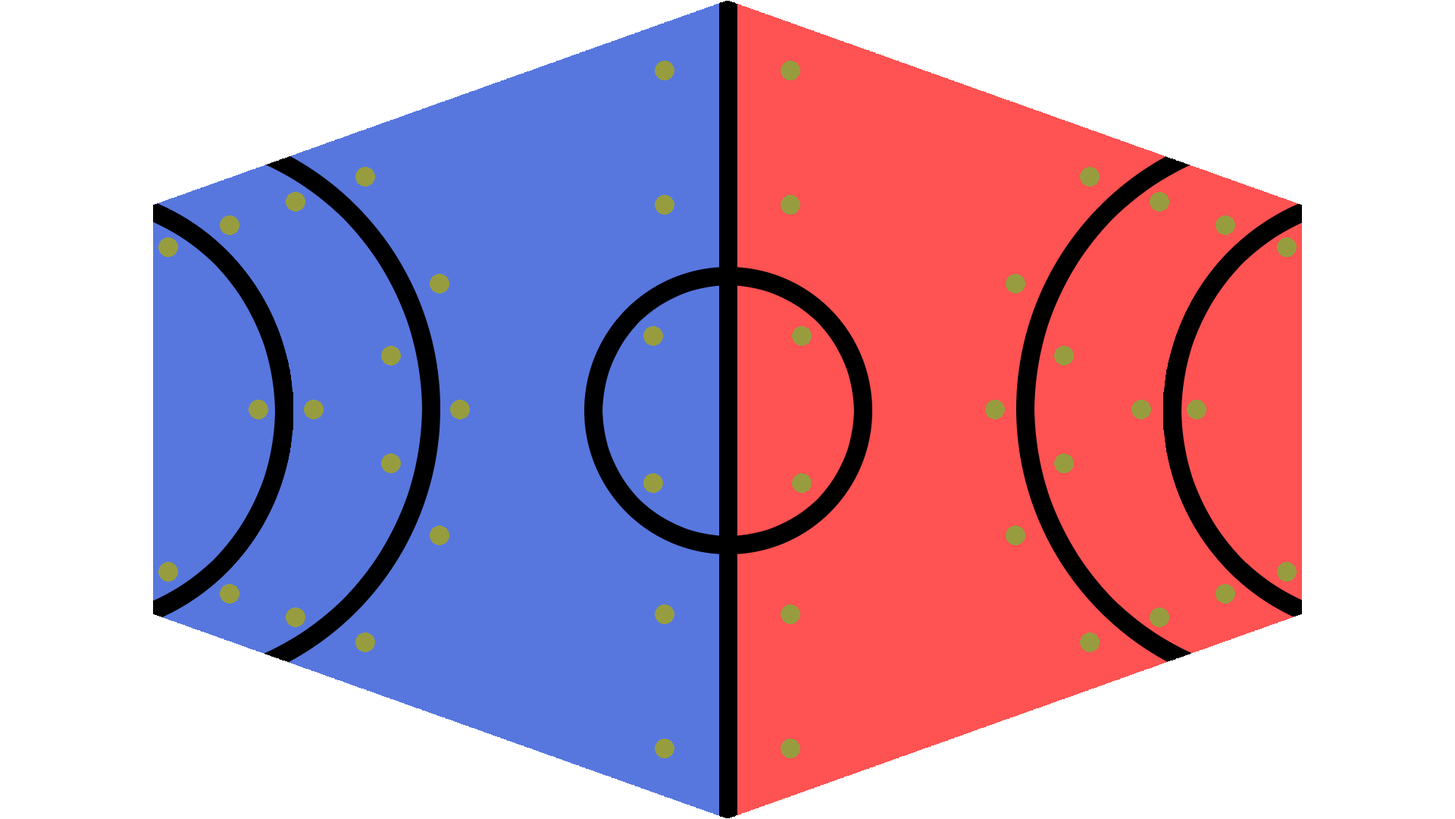
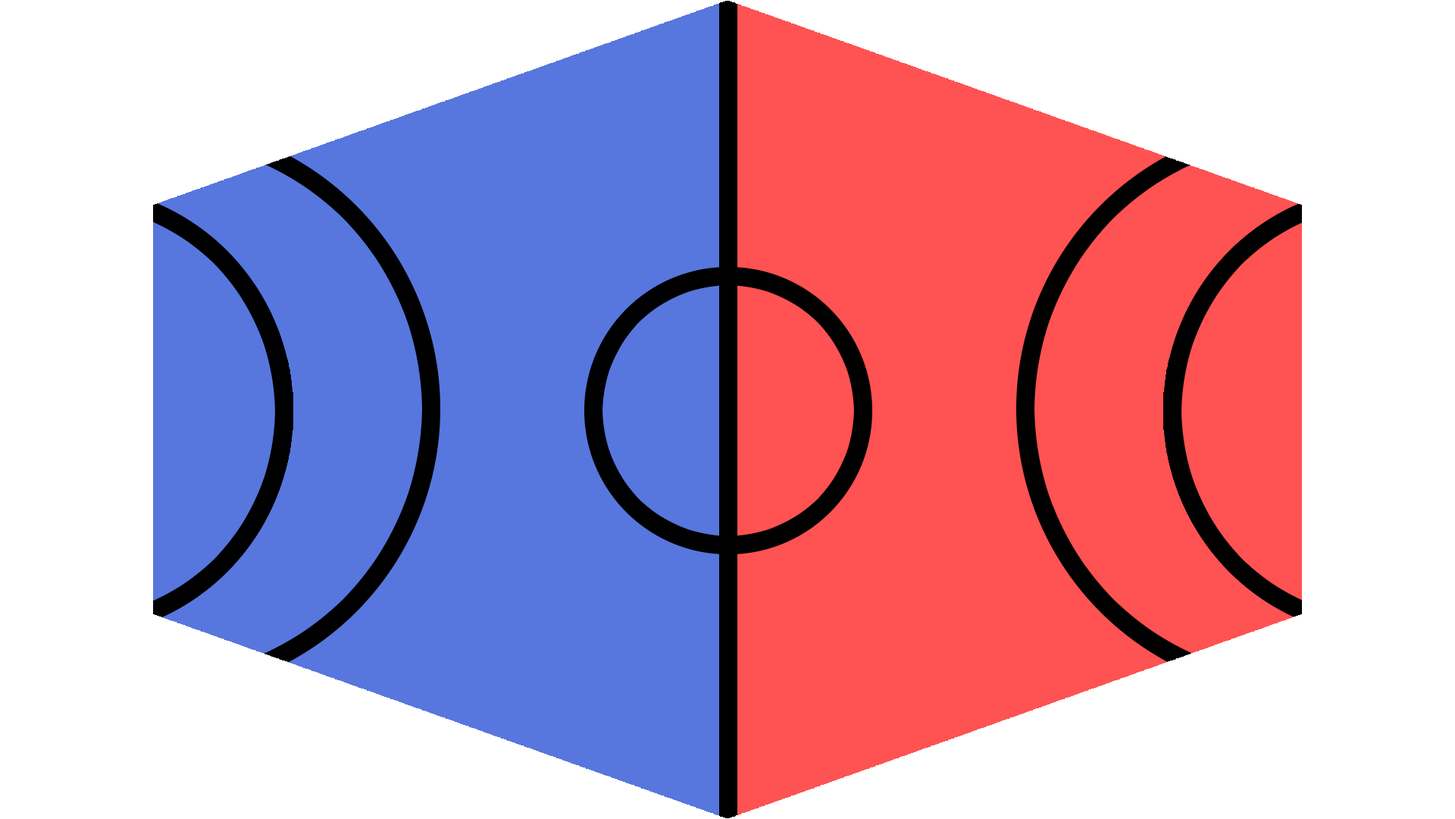
Layer changes from the first 1455x819 image to the second:
hid "Earth Pickups copy" over 158, 60, 1297, 758
added layer "Visible #1" above "Background copy" over 158, 60, 1297, 758
